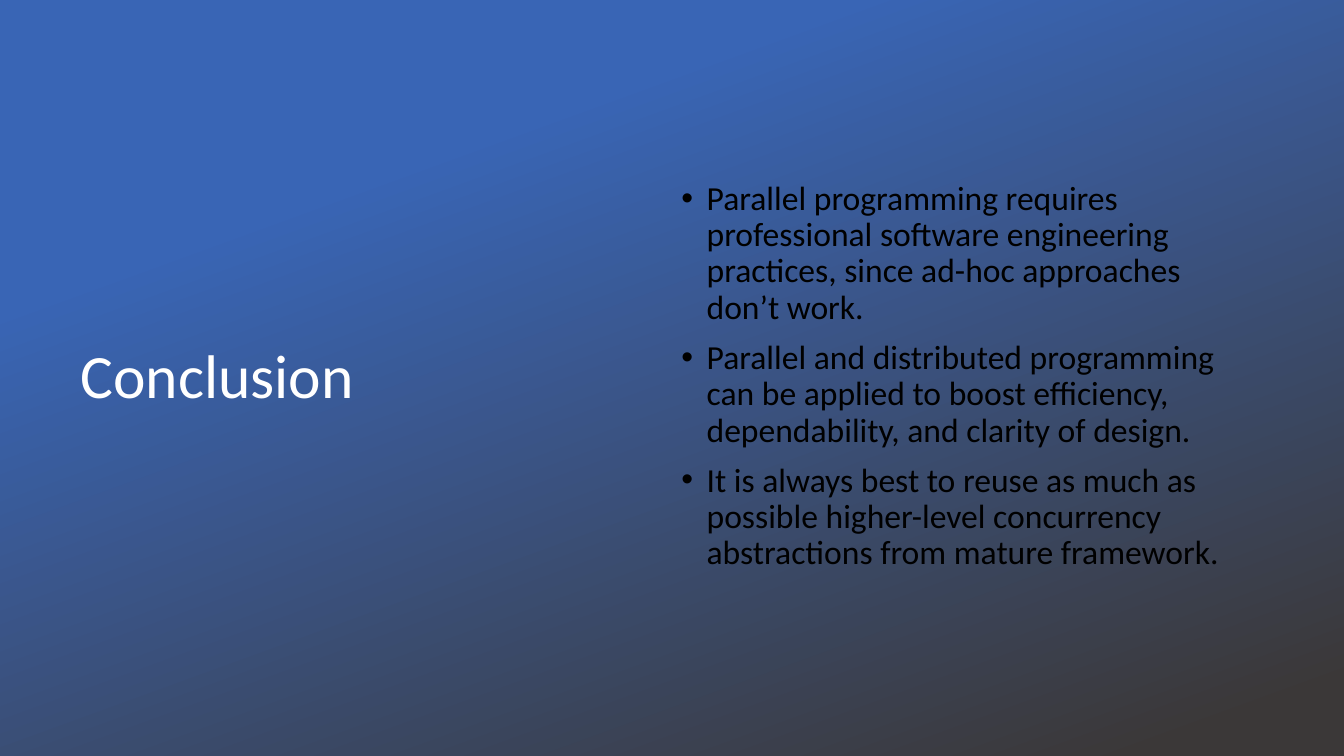
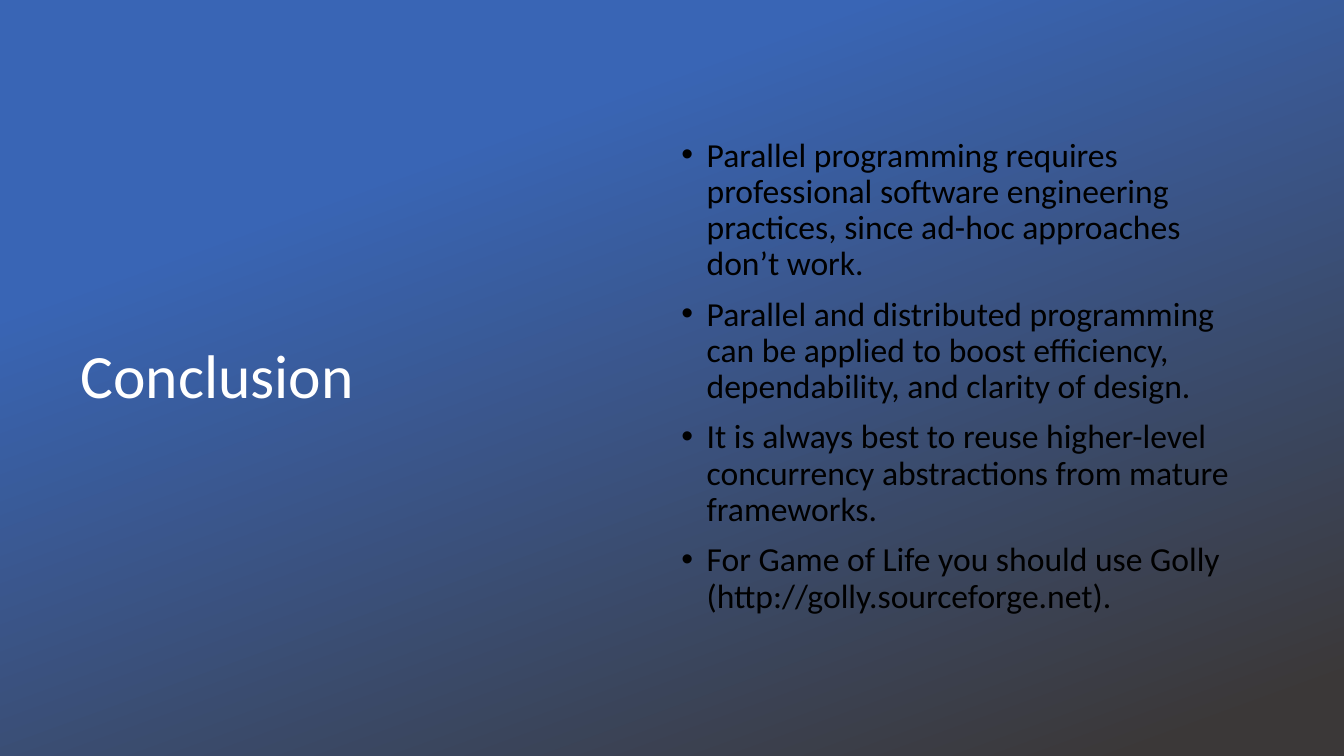
Before and after one commit to evarga/parallel-computing-lectures, a slide deck: slide 11 of lecture-6/presentation-6.pptx (slide 6 before the commit). Drawn at 1344x756 pixels with LibreOffice and Linux fonts; fonts in the diff are those of the drawing; background and template pictures are left out. Boxes give left, top, right and bottom in pixels: in the first picture for what was removed or moved away, otherwise in the second. Text is boxed around its words. In the diff, an @@ line names an element or a change of style, - is before the commit and + after.

```diff
--- a/lecture-6/presentation-6.pptx
+++ b/lecture-6/presentation-6.pptx
@@ text at [707,425,1228,614]: text changed @@
-• It is always best to reuse as much as possible higher-level concurrency abstractions from mature framework.
+• It is always best to reuse higher-level concurrency abstractions from mature frameworks.
+• For Game of Life you should use Golly (http://golly.sourceforge.net).
```
Also in this commit, not shown: 2 other slides changed, 5 slides added, 11 other files.
